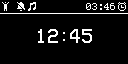
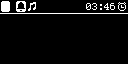
Layered file, before and after one edit (128 x 64). Changes by layer:
hid "grande heure" over (x1=38, y1=29, x2=92, y2=43)
showed "HappyMenu_select" over (x1=1, y1=1, x2=10, y2=12)
hid "AlarmOFF" over (x1=17, y1=2, x2=25, y2=11)
showed "AlarmON_select", painted on it over (x1=16, y1=1, x2=26, y2=12)
